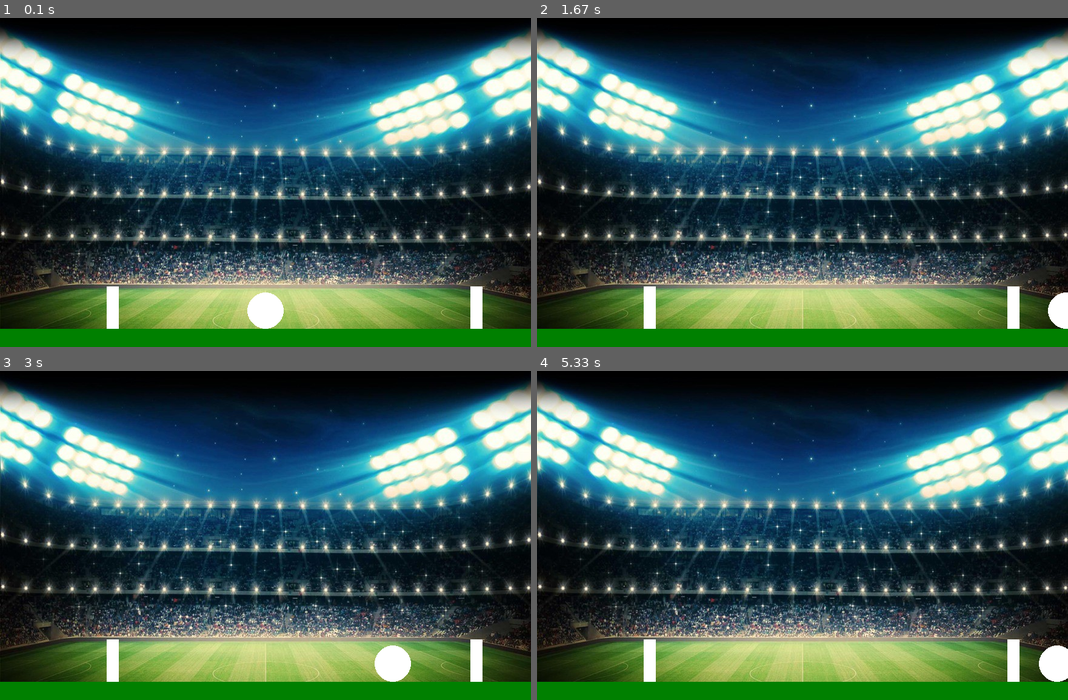
Above: before the commit, frames 1-4 (two rows, left to right).
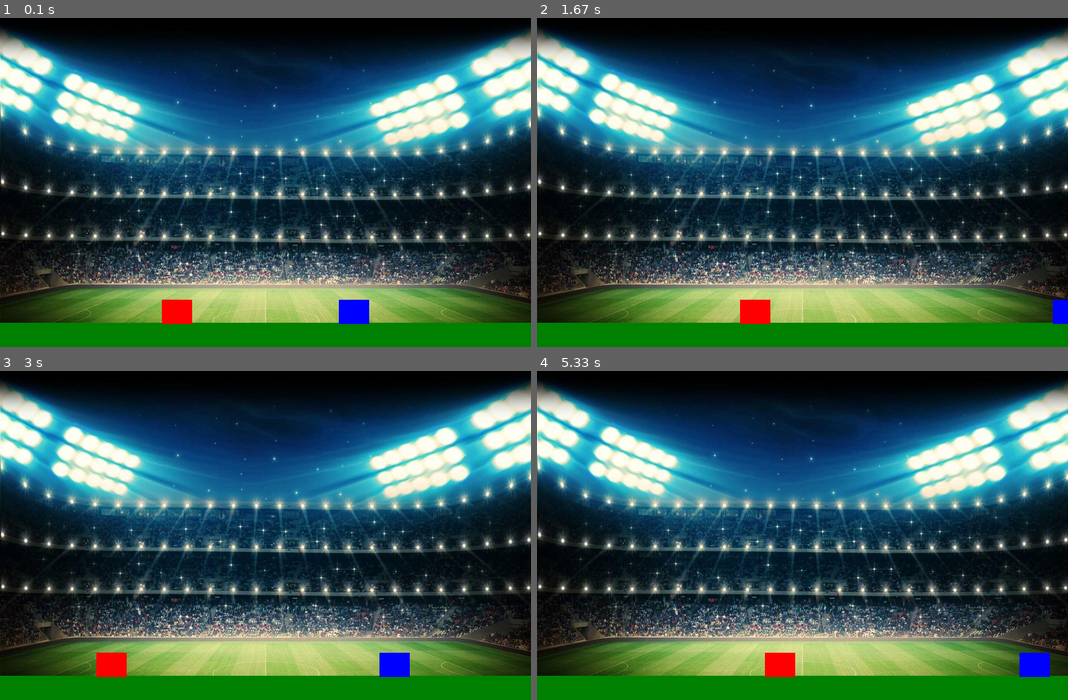
Above: after the commit, the same moments.

Repository: pedrooa/Projeto-Final
Game: pygame game, started from main.py
Same seed, same stepped clock (60 frames per second), same inputs: the game is played once before the commit and once after it.
Inputs:
- Up to frame 1 (0.1 s): no input
- Up to frame 2 (1.67 s): hold A 0.33-0.8 s; hold Right 0.33-0.8 s; hold Right 0.83-1.3 s; hold D 0.83-1.3 s; hold Right from 1.33 s (still down); hold D from 1.33 s (still down)
- Up to frame 3 (3 s): release Right at 1.8 s; release D at 1.8 s; hold Left 1.83-2.37 s; hold A 1.83-2.37 s; hold Left 2.4-2.8 s; hold A 2.4-2.8 s; hold Right from 2.83 s (still down); hold D from 2.83 s (still down)
- Up to frame 4 (5.33 s): release Right at 3.47 s; release D at 3.47 s; hold Left 3.5-3.97 s; hold A 3.5-3.97 s; hold Right 4-4.47 s; hold D 4-4.47 s; hold Right 4.5-4.97 s; hold D 4.5-4.97 s; hold Left from 5 s (still down); hold A from 5 s (still down)

The runs differ from the first frame. In frame 1, 3.7% of the frame differs, in the area x 0-100%, y 81-95%; in frame 2, 3.0%; in frame 3, 3.1%; in frame 4, 3.5%.

Commit message:
Adicionada classe do jogador e da plataforma, equações do movimento no eixo x e y e atrito

Diff:
--- a/main.py
+++ b/main.py
@@ -1,30 +1,115 @@
 #Head Soccer Game - Vitor, Gabriel, Pedro e Manzanna
 #Programa main que rodará tudo
 import pygame
+import sys
+import os
 import time
-
+vec = pygame.math.Vector2
+current_path = os.getcwd()
+print(current_path)
+sys.path.insert(0, os.path.join(current_path, "../pymunk-4.0.0"))
 pygame.init()
 
+
+#configuracoes
 bola_x = 438
 bola_y = 513
 tela_x = 876
 tela_y = 573
+
+acc_jogador = 0.5
+atrito_jogador = -0.12
+gravidade_jogador = 0.8
+cor_azul = (0,0,255)
 cor_verde = (0,128,0)
 cor_vermelha = (255,0,0)
 cor_branca = (255,255,255)
+
 FPS = 70
 
-bg = pygame.image.load('C:\\Users\\vitor\\Dropbox\\Insper\\DesSoft\\Projeto Final HeadSoccer\\Projeto-Final\\Imagens\\background2.jpeg')
+bg = pygame.image.load('Imagens/background2.jpeg')
 tela = pygame.display.set_mode([tela_x, tela_y])
 pygame.display.set_caption('Head Soccer Game')
 relogio = pygame.time.Clock()
 font = pygame.font.SysFont(None, 25)
+
 
 def mensagem_na_tela(msg,cor):
     tela_mensagem = font.render(msg, True, cor)
     pygame.draw.rect(tela, cor_branca, [tela_x/2-50,tela_y/2-50,150,100])
     tela.blit(tela_mensagem, [tela_x/2 - 30, tela_y/2])
 
+class Jogador(pygame.sprite.Sprite):
+
+    def __init__(self,x,cor,teclas):
+        pygame.sprite.Sprite.__init__(self)
+        self.image = pygame.Surface((50,40))
+        self.image.fill(cor)
+        self.rect = self.image.get_rect()
+        self.rect.centerx = x
+        self.rect.bottom = tela_y - 20
+        self.pos = vec(x,self.rect.centery)
+        self.vel = vec(0,0)
+        self.acc = vec(0,0)
+        self.teclas = teclas
+
+    def jump(self):
+        # so pula se em cima de uma plataforma
+
+        self.vel.y = -20
+
+    def update(self):
+        self.acc = vec(0,gravidade_jogador)
+        keystate = pygame.key.get_pressed()
+        if self.teclas == 0:
+            if keystate[pygame.K_LEFT]:
+                self.acc.x = -acc_jogador
+            if keystate[pygame.K_RIGHT]:
+                self.acc.x = acc_jogador
+        elif self.teclas == 1:
+            if keystate[pygame.K_a]:
+                self.acc.x = -acc_jogador
+            if keystate[pygame.K_d]:
+                self.acc.x = acc_jogador
+
+        #adiciona atrito
+        self.acc.x += self.vel.x * atrito_jogador
+        #equacoes do movimento
+        self.vel += self.acc
+        self.pos +=self.vel + acc_jogador * self.acc
+        #nao deixa o jogador sair da tela
+        if self.pos.x > tela_x:
+            self.pos.x = tela_x
+        if self.pos.x < 0:
+            self.pos.x = 0
+
+        self.rect.midbottom = self.pos
+
+class Chao(pygame.sprite.Sprite):
+    def __init__(self,x,y,l,a):
+        pygame.sprite.Sprite.__init__(self)
+        self.image = pygame.Surface((l,a))
+        self.image.fill(cor_verde)
+        self.rect = self.image.get_rect()
+        self.rect.x = x
+        self.rect.y = y
+
+
+#Criar grupos de sprites
+todos_sprites = pygame.sprite.Group()
+todas_plataformas = pygame.sprite.Group()
+todos_jogadores = pygame.sprite.Group()
+jogador1 = Jogador(tela_x*2/3,cor_azul,0)
+jogador2 = Jogador(tela_x*1/3,cor_vermelha,1)
+chao = Chao(0,tela_y-40,tela_x,40)
+todos_sprites.add(chao)
+todos_sprites.add(jogador1)
+todos_sprites.add(jogador2)
+todas_plataformas.add(chao)
+todos_jogadores.add(jogador1)
+todos_jogadores.add(jogador2)
+
+# Loop do jogo
 def jogo_loop():
     bola_x = 438
     bola_y = 513
@@ -34,62 +119,55 @@
     sair = False
     gameover = False
 
+
     while not sair:
 
         #Roda em x FPS
         relogio.tick(FPS)
 
         while gameover == True:
+            #Tela inicial - nao funcionado
             tela.fill(cor_branca)
             mensagem_na_tela("Game Over, pressione C para jogar novamente ou Q para sair.")
             pygame.display.update()
             for event in pygame.event.get():
                 if event.type == pygame.KEYDOWN:
-                    if event.key == pygame.K_q:
+                    if event.key == pygame.K_Q:
                         sair = True
                         gameover = False
-                    elif event.key == pygame.K_c:
+                    elif event.key == pygame.K_C:
                         jogo_loop()
 
         for event in pygame.event.get():
+            #checa se fechou a tela
             if event.type == pygame.QUIT:
                 sair = True
-            if event.type == pygame.KEYDOWN:
-                if event.key == pygame.K_LEFT:
-                    bola_x_change = -5
-                    bola_y_change = 0
-                elif event.key == pygame.K_RIGHT:
-                    bola_x_change = 5
-                    bola_y_change = 0
-                elif event.key == pygame.K_UP:
-                    bola_y_change = -5
-                    bola_x_change = 0
-                elif event.key == pygame.K_DOWN:
-                    bola_y_change = 5
-                    bola_x_change = 0
-            if event.type == pygame.KEYUP:
-                if event.key == pygame.K_LEFT or pygame.K_RIGHT:
-                    bola_x_change = 0
-                    bola_y_change = 0
+            """if event.type == pygame.KEYDOWN:
+                if event.key == pygame.K_UP:
+                    todos_jogadores.jump()"""
 
-        #Quando atingir as bordas fecha o jogo
-        if bola_x <= 30 or bola_x >= tela_x - 30 or bola_y <= 30 or bola_y >= tela_y - 59:
-            gameOver = True
 
-        #Movimentação contínua
-        bola_x += bola_x_change
-        bola_y += bola_y_change
+        #Update
+        todos_sprites.update()
 
-        #Tela
+        #Checa se os jogadores colidiram com a plataforma
+        hits = pygame.sprite.spritecollide(jogador1, todas_plataformas, False)
+        if hits:
+            jogador1.pos.y= hits[0].rect.top + 1
+            jogador1.vel.y = 0
+
+        hits = pygame.sprite.spritecollide(jogador2, todas_plataformas, False)
+        if hits:
+            jogador2.pos.y= hits[0].rect.top + 1
+            jogador2.vel.y = 0
+
+        #Desenho/Renderizacao
         tela.fill(cor_verde)
         tela.blit(bg,(0,0,300,300))
-        #Simulando campo, trave e bola
-        pygame.draw.circle(tela, cor_branca, [bola_x, bola_y], bola_raio)
-        pygame.draw.rect(tela, cor_branca, [tela_x - 100,tela_y - 100,20,100])
-        pygame.draw.rect(tela, cor_branca, [tela_x - 700,tela_y - 100,20,100])
-        pygame.draw.rect(tela, cor_verde, [0,tela_y - 30,tela_x,30])
-        #Atualiza a tela
-        pygame.display.update()
+        todos_sprites.draw(tela)
+
+        #Depois de desenhar tudo, dar flip no display
+        pygame.display.flip()
 
     #Fecha a janela e finaliza o jogo
     pygame.quit()
